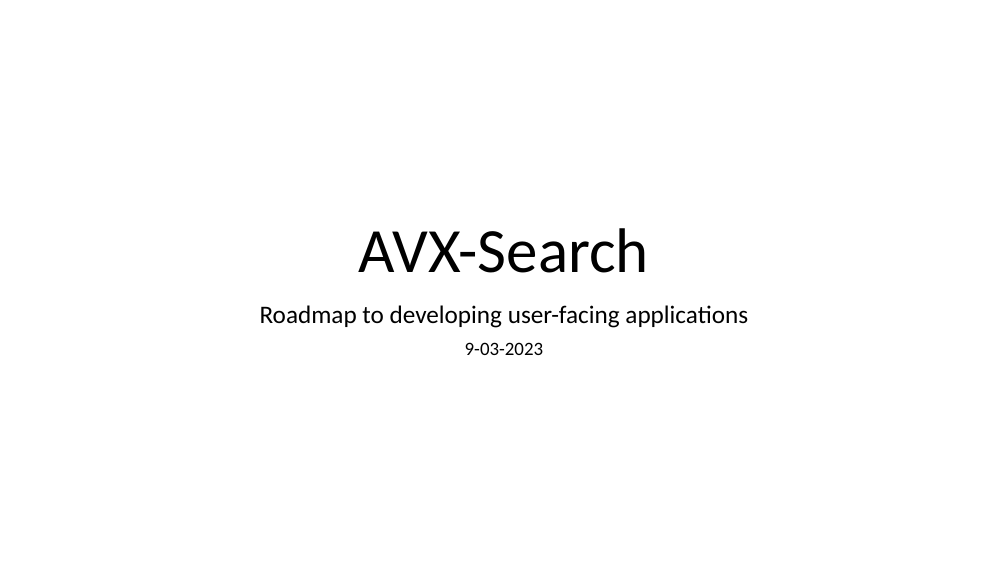
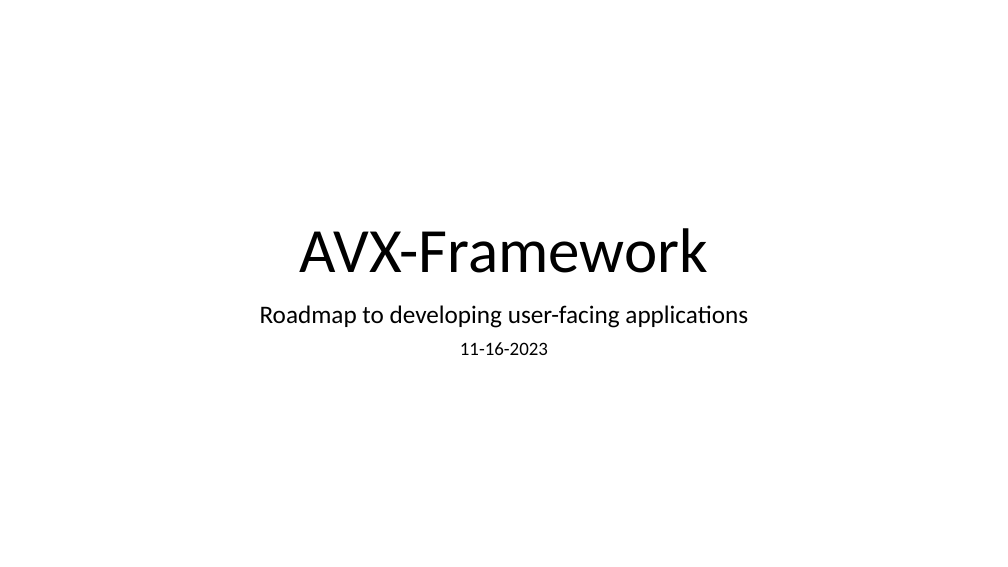
Before and after one commit to AV-Text/AVX, a slide deck: slide 1 of AVXSearch/AVX-Framework.pptx. Drawn at 1008x567 pixels with LibreOffice and Linux fonts; fonts in the diff are those of the drawing. Boxes give left, top, right and bottom in pixels: in the first picture for what was removed or moved away, otherwise in the second. Text is boxed around its words. In the diff, an @@ line names an element or a change of style, - is before the commit and + after.

Commit message:
Moved all projects, including LLVM c++ projects into AVX-Framework solution.

```diff
--- a/AVXSearch/AVX-Framework.pptx
+++ b/AVXSearch/AVX-Framework.pptx
@@ title at bbox=[300, 228, 708, 273]: text changed @@
-AVX-Search
+AVX-Framework
@@ subtitle at bbox=[460, 342, 548, 355]: text changed @@
-9-03-2023
+11-16-2023
```
Also in this commit, not shown: 4 other slides changed, 20 other files.
